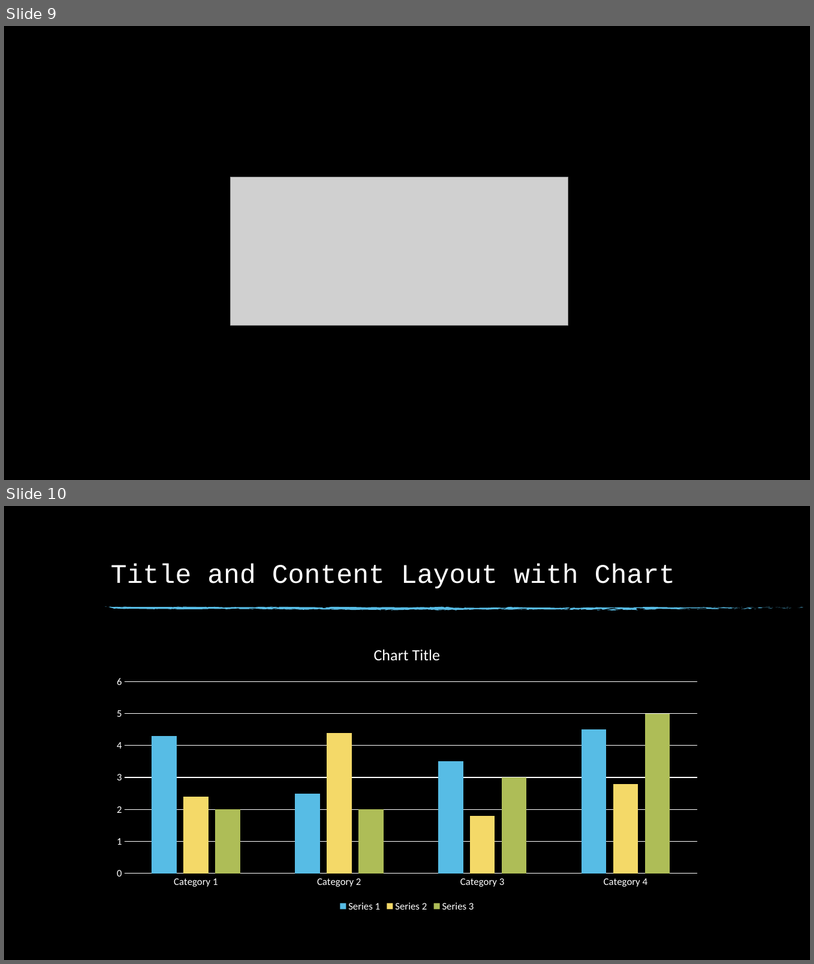
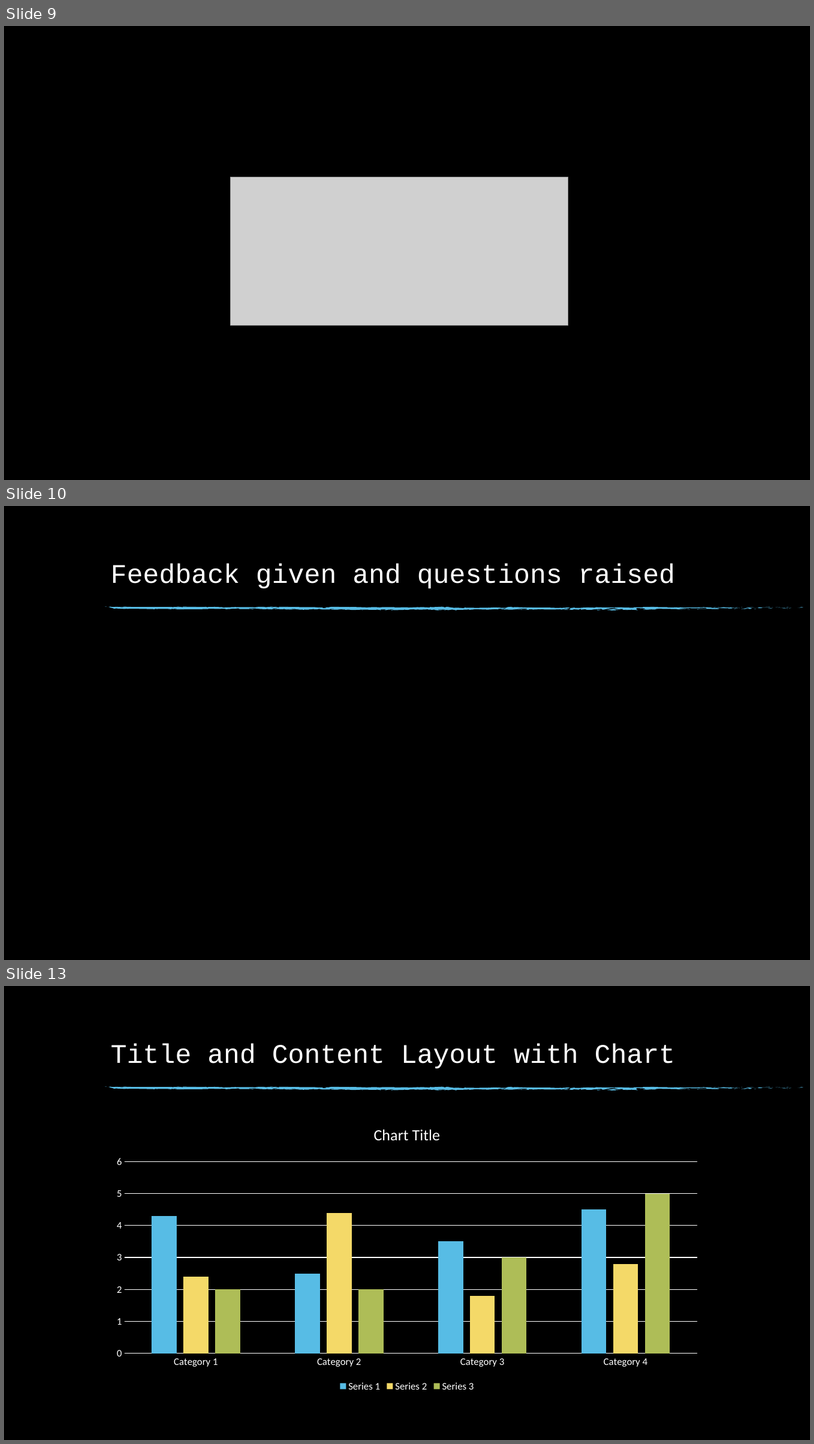
Before and after one commit to aimanahmedmoin1997/FinalYearProject, a slide deck: Kaavish Proposal/The Third Space.pptx. Shown one above the other, each under a label of ours: slides 9 and 10 before the commit, slides 9, 10 and 13 after it; the slides between them are not shown. The pictures are 814x964 and 814x1444 pixels, drawn with LibreOffice and Linux fonts; fonts in the diff are those of the drawing; grey boxes stand for pictures; background and template pictures are left out. Boxes give left, top, right and bottom in pixels: in the first picture for what was removed or moved away, otherwise in the second. Text is boxed around its words. In the diff, an @@ line names an element or a change of style, - is before the commit and + after.

```diff
--- a/Kaavish Proposal/The Third Space.pptx
+++ b/Kaavish Proposal/The Third Space.pptx
@@ slide 10 added at bbox=[4, 506, 810, 960], background picture (left out); not listed: 74 template elements that a slide beside it also shows @@
@@ title added at bbox=[111, 564, 675, 589], 32 pt, text #FFFFFF @@
+Feedback given and questions raised
@@ what was slide 10 is now slide 13 @@
```
Also in this commit, not shown: 6 slides changed, 2 other slides added.
